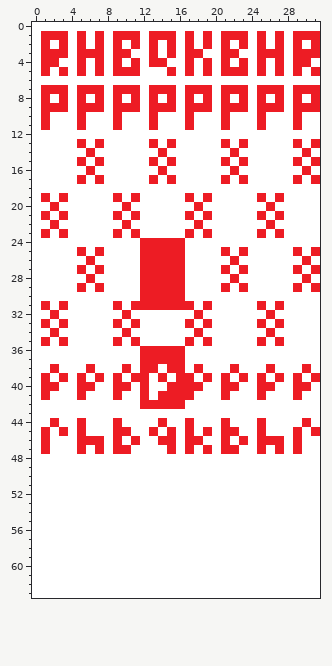
One commit to this pixel-art sprite: Megaprocessor asm/Designs/SmallerDesign.png. The first picture shows the starting point.
The file is 32x64 pixels.
The same view after the edit:
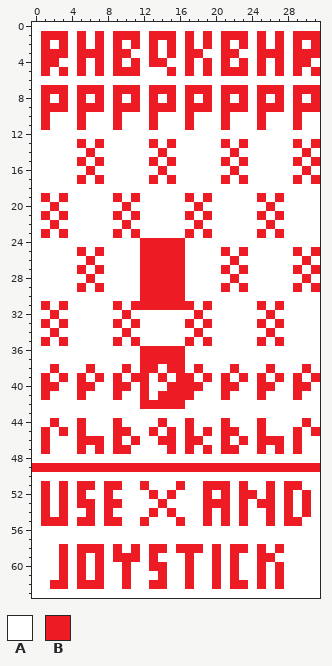
Palette (. is transparent): A #ffffff  B #ed1c24
Diff:
The author changed colour A to colour B in row 49 at x 0 to 31; in row 51 at x 1, 3, 5 to 6, 8 to 9, 12, 16, 19 to 21, 23, 26 and 28 to 29; in row 52 at x 1, 3, 5, 8, 13, 15, 19, 21, 23 to 24, 26, 28 and 30; in row 53 at x 1, 3, 5 to 6, 8 to 9, 14, 19 to 21, 23, 25 to 26, 28 and 30; in row 54 at x 1, 3, 6, 8, 13, 15, 19, 21, 23, 26, 28 and 30; in row 55 at x 1 to 3, 5 to 6, 8 to 9, 12, 16, 19, 21, 23, 26 and 28 to 29.
The author changed colour A to colour B in row 58 at x 3, 5 to 7, 9, 11, 13 to 14, 16 to 18, 20, 22 to 23, 25 and 27; in row 59 at x 3, 5, 7, 9 to 11, 13, 17, 20, 22 and 25 to 26; in row 60 at x 3, 5, 7, 10, 13 to 14, 17, 20, 22, 25 and 27; in row 61 at x 3, 5, 7, 10, 14, 17, 20, 22, 25 and 27; in row 62 at x 2 to 3, 5 to 7, 10, 13 to 14, 17, 20, 22 to 23, 25 and 27.
Where, in picture pixels (left, top, right, bottom), the same in both pictures:
changed: (32, 463, 320, 589)
